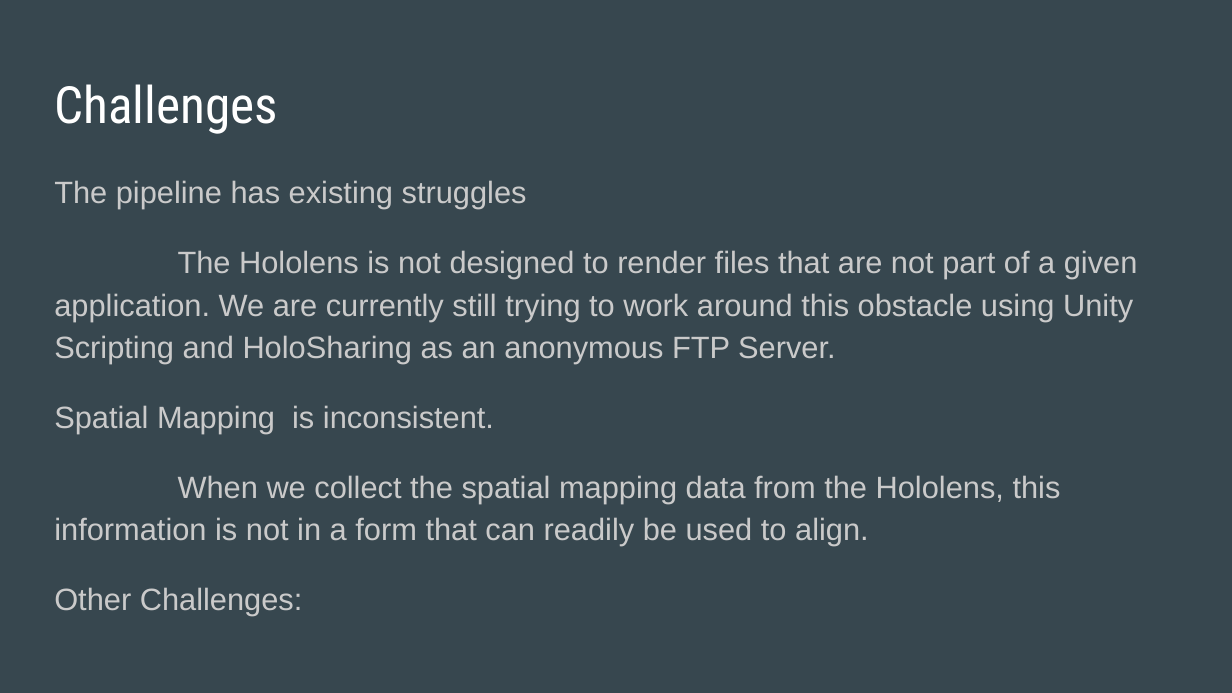
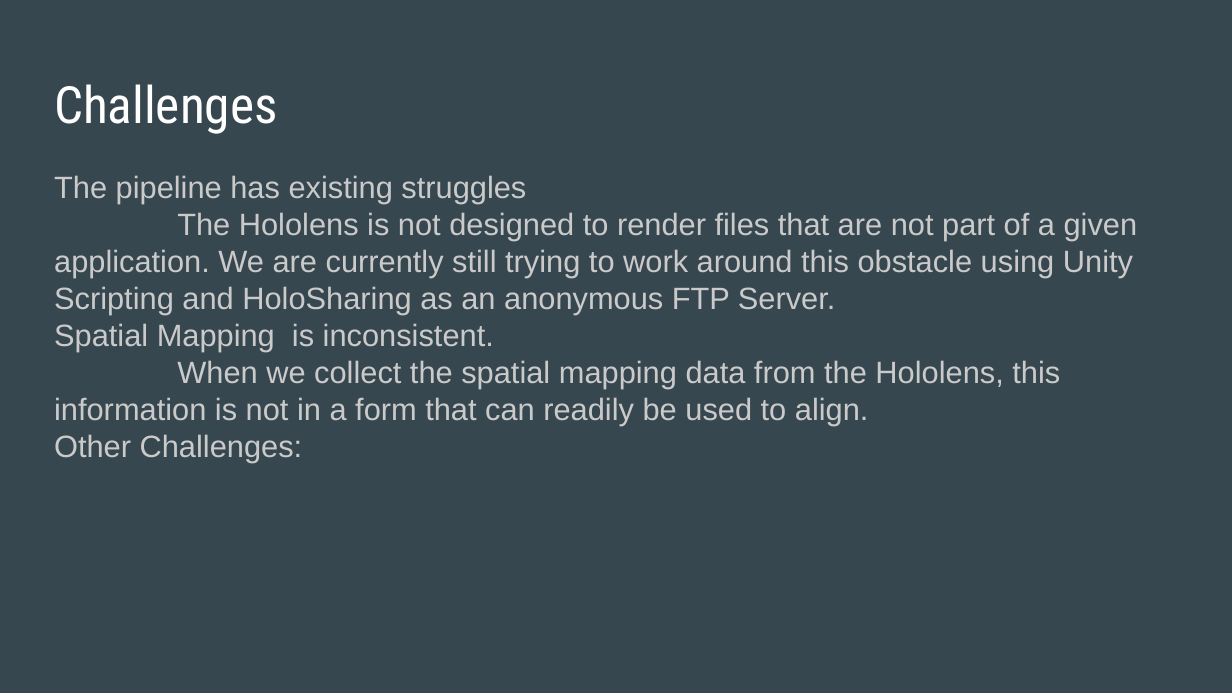
Before and after one commit to vcheng3/vcheng3.github.io, a slide deck: slide 16 of documents/presentation.pptx. Drawn at 1232x693 pixels with LibreOffice and Linux fonts; fonts in the diff are those of the drawing. Boxes give left, top, right and bottom in pixels: in the first picture for what was removed or moved away, otherwise in the second. Text is boxed around its words. In the diff, an @@ line names an element or a change of style, - is before the commit and + after.

```diff
--- a/documents/presentation.pptx
+++ b/documents/presentation.pptx
@@ text "The pipeline has existing struggles" at bbox=[54, 175, 1138, 462]: line spacing 1.15 to 1; less space between paragraphs @@
```
Also in this commit, not shown: 15 other slides changed, 6 other files.
